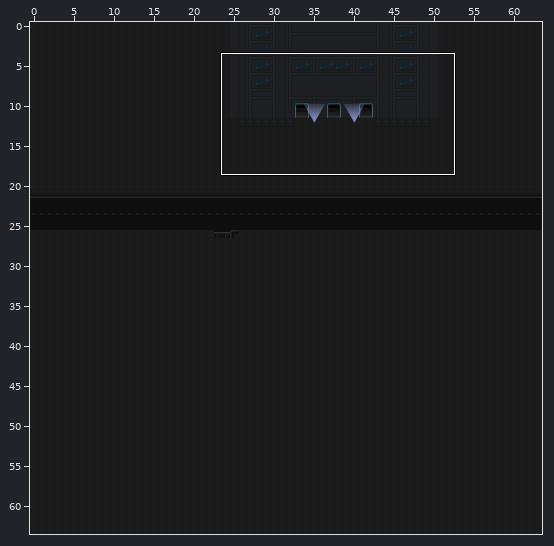
One commit to this Tiled map: src/ZeroFootprintSociety/Content/Maps/OutsideCorporation.tmx. Above: a wide view before the commit, with the close-up outlined.
Close-up. The starting point:
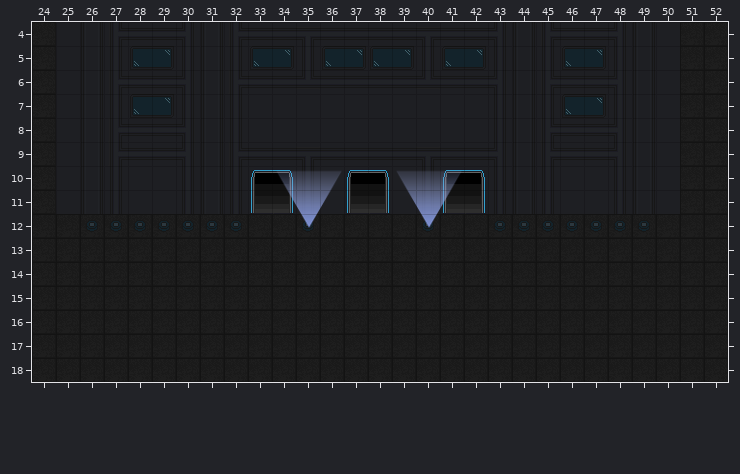
Cells are 24x24 px. Shown: x 24..52, y 4..18.
And afterwards:
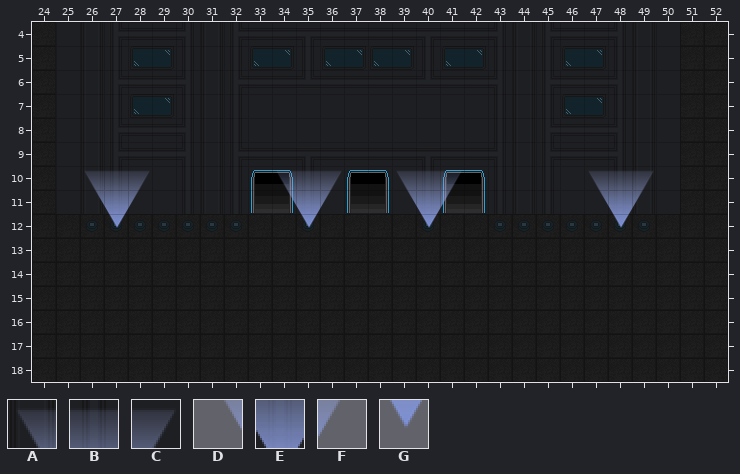
Key: from "PostFX": A 0, B 1, C 2, D 12, E 13, F 14, G 25.
_ is an empty cell, . an unchanged one.
See-through tiles are keyed as they look on the map.
Message: Triangle Gradient PostFX can be rendered. Closes #352
The edit:
--- layer "PostFX"
@@ x 26..49 @@
-10 ___..................___
-11 ___..................___
-12 ._...................._.
+10 ABC..................ABC
+11 DEF..................DEF
+12 .G....................G.
